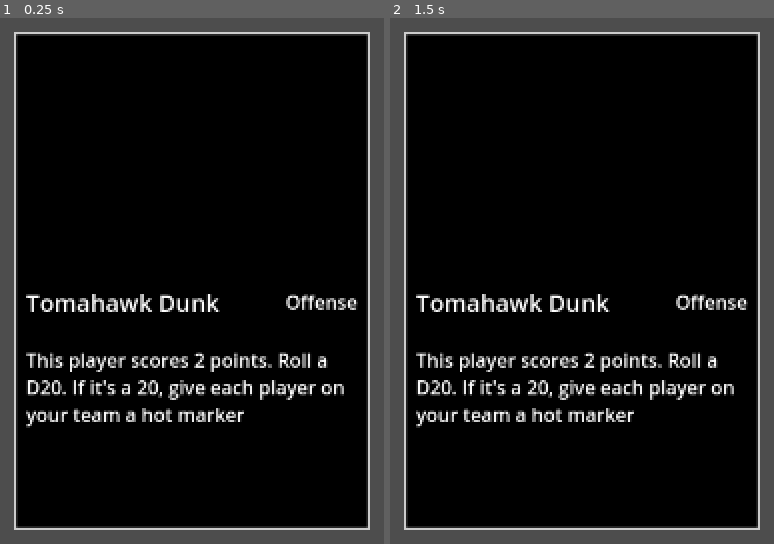
Above: before the commit, frames 1-2 (left to right).
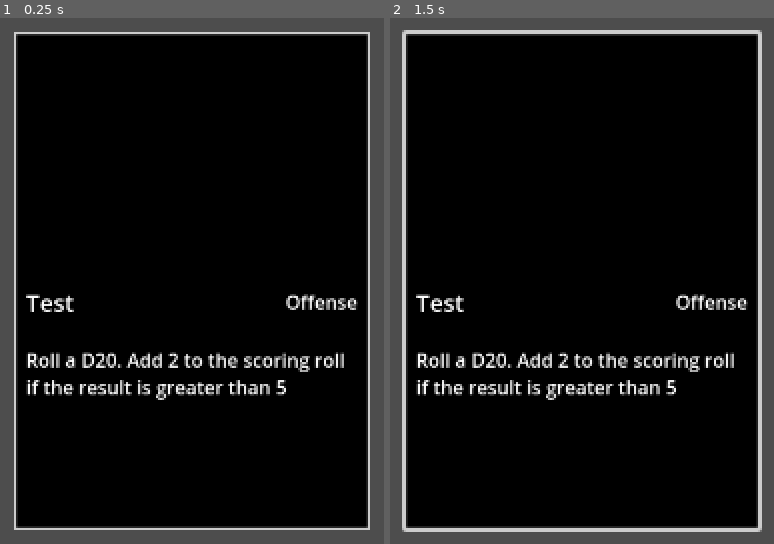
Above: after the commit, the same moments.

Repository: david8zhang/basketball-card-game
Game: Godot game, scene res://prefabs/StrategyCard.tscn
Same seed, same stepped clock (60 frames per second), same inputs: the game is played once before the commit and once after it. This scene is started directly instead of the project's main scene.
Inputs (mouse positions are in pixels of both pictures, inside the frame that each line leads up to):
- Up to frame 1 (0.25 s): no input
- Up to frame 2 (1.5 s): click (582, 281) at 0.52 s; click (582, 281) at 1.27 s

The runs differ from the first frame. In frame 1, 4.8% of the frame differs, in the area x 6-90%, y 52-78%; in frame 2, 6.5%, in the area x 3-97%, y 2-98%.

Commit message:
wire up strategy card, create strategy card selector modal

Diff:
--- a/prefabs/StrategyCard.tscn
+++ b/prefabs/StrategyCard.tscn
@@ -1,6 +1,7 @@
-[gd_scene load_steps=3 format=3 uid="uid://bi2ksw8anhd4v"]
+[gd_scene load_steps=4 format=3 uid="uid://bi2ksw8anhd4v"]
 
 [ext_resource type="Script" path="res://scripts/StrategyCard.gd" id="1_omdm6"]
+[ext_resource type="Resource" uid="uid://dc61qc1kcn8w2" path="res://resources/strategy/Test.tres" id="2_c7te8"]
 
 [sub_resource type="StyleBoxFlat" id="StyleBoxFlat_7wo1j"]
 bg_color = Color(0, 0, 0, 1)
@@ -10,6 +11,7 @@
 border_width_bottom = 2
 
 [node name="StrategyCard" type="Control"]
+custom_minimum_size = Vector2(300, 420)
 layout_mode = 3
 anchors_preset = 8
 anchor_left = 0.5
@@ -19,9 +21,10 @@
 grow_horizontal = 2
 grow_vertical = 2
 script = ExtResource("1_omdm6")
+strategy_card_config = ExtResource("2_c7te8")
 
 [node name="Panel" type="Panel" parent="."]
-custom_minimum_size = Vector2(300, 420)
+custom_minimum_size = Vector2(280, 420)
 layout_mode = 1
 anchors_preset = 8
 anchor_left = 0.5
@@ -77,7 +80,16 @@
 layout_mode = 2
 size_flags_horizontal = 3
 
-[node name="Label" type="RichTextLabel" parent="Panel/MarginContainer/VBoxContainer"]
+[node name="CardDescription" type="RichTextLabel" parent="Panel/MarginContainer/VBoxContainer"]
 layout_mode = 2
 text = "This player scores 2 points. Roll a D20. If it's a 20, give each player on your team a hot marker"
 fit_content = true
+
+[node name="Button" type="Button" parent="Panel"]
+layout_mode = 1
+anchors_preset = 15
+anchor_right = 1.0
+anchor_bottom = 1.0
+grow_horizontal = 2
+grow_vertical = 2
+flat = true
--- /dev/null
+++ b/prefabs/StrategyCardSelector.tscn
@@ -0,0 +1,76 @@
+[gd_scene load_steps=4 format=3 uid="uid://ujdwrbx0pr12"]
+
+[ext_resource type="PackedScene" uid="uid://bi2ksw8anhd4v" path="res://prefabs/StrategyCard.tscn" id="1_03tvw"]
+[ext_resource type="Script" path="res://scripts/StrategyCardSelector.gd" id="1_xpjc8"]
+
+[sub_resource type="StyleBoxFlat" id="StyleBoxFlat_kvpy1"]
+bg_color = Color(0, 0, 0, 0.670588)
+corner_radius_top_left = 10
+corner_radius_top_right = 10
+corner_radius_bottom_right = 10
+corner_radius_bottom_left = 10
+
+[node name="StrategyCardSelector" type="Control"]
+layout_mode = 3
+anchors_preset = 8
+anchor_left = 0.5
+anchor_top = 0.5
+anchor_right = 0.5
+anchor_bottom = 0.5
+grow_horizontal = 2
+grow_vertical = 2
+script = ExtResource("1_xpjc8")
+strategy_card_scene = ExtResource("1_03tvw")
+
+[node name="Panel" type="Panel" parent="."]
+layout_mode = 1
+anchors_preset = 8
+anchor_left = 0.5
+anchor_top = 0.5
+anchor_right = 0.5
+anchor_bottom = 0.5
+offset_left = -450.0
+offset_top = -275.0
+offset_right = 450.0
+offset_bottom = 275.0
+grow_horizontal = 2
+grow_vertical = 2
+theme_override_styles/panel = SubResource("StyleBoxFlat_kvpy1")
+
+[node name="MarginContainer" type="MarginContainer" parent="Panel"]
+layout_mode = 1
+anchors_preset = 15
+anchor_right = 1.0
+anchor_bottom = 1.0
+grow_horizontal = 2
+grow_vertical = 2
+theme_override_constants/margin_left = 20
+theme_override_constants/margin_top = 20
+theme_override_constants/margin_right = 20
+theme_override_constants/margin_bottom = 20
+
+[node name="VBoxContainer" type="VBoxContainer" parent="Panel/MarginContainer"]
+layout_mode = 2
+alignment = 1
+
+[node name="Label" type="Label" parent="Panel/MarginContainer/VBoxContainer"]
+layout_mode = 2
+theme_override_font_sizes/font_size = 30
+text = "Strategy Cards"
+horizontal_alignment = 1
+
+[node name="Control" type="Control" parent="Panel/MarginContainer/VBoxContainer"]
+custom_minimum_size = Vector2(2.08165e-12, 40)
+layout_mode = 2
+
+[node name="ScrollContainer" type="ScrollContainer" parent="Panel/MarginContainer/VBoxContainer"]
+custom_minimum_size = Vector2(2.08165e-12, 428)
+layout_mode = 2
+vertical_scroll_mode = 0
+
+[node name="HBoxContainer" type="HBoxContainer" parent="Panel/MarginContainer/VBoxContainer/ScrollContainer"]
+custom_minimum_size = Vector2(2.08165e-12, 2.08165e-12)
+layout_mode = 2
+size_flags_horizontal = 4
+size_flags_vertical = 6
+theme_override_constants/separation = 15
--- a/scripts/StrategyCard.gd
+++ b/scripts/StrategyCard.gd
@@ -2,7 +2,20 @@
 extends Control
 
 @export var strategy_card_config: StrategyCardConfig
+@onready var description_label: RichTextLabel = $Panel/MarginContainer/VBoxContainer/CardDescription
+@onready var name_label: Label = $Panel/MarginContainer/VBoxContainer/HBoxContainer/CardName
+@onready var type_label: Label = $Panel/MarginContainer/VBoxContainer/HBoxContainer/CardType
+@onready var button: Button = $Panel/Button
+
+signal on_card_selected
 
 # Called when the node enters the scene tree for the first time.
 func _ready():
-	pass # Replace with function body.
+	description_label.text = strategy_card_config.card_description
+	name_label.text = strategy_card_config.card_name
+	type_label.text = "Offense" if strategy_card_config.strategy_type == StrategyCardConfig.StrategyCardType.OFFENSE else "Defense"
+	button.pressed.connect(on_card_click)
+
+func on_card_click():
+	print(self)
+	on_card_selected.emit(self)
--- /dev/null
+++ b/scripts/StrategyCardSelector.gd
@@ -0,0 +1,5 @@
+class_name StrategyCardSelector
+extends Control
+
+@export var strategy_card_scene: PackedScene
+@onready var card_container: HBoxContainer = $Panel/MarginContainer/VBoxContainer/ScrollContainer/HBoxContainer
